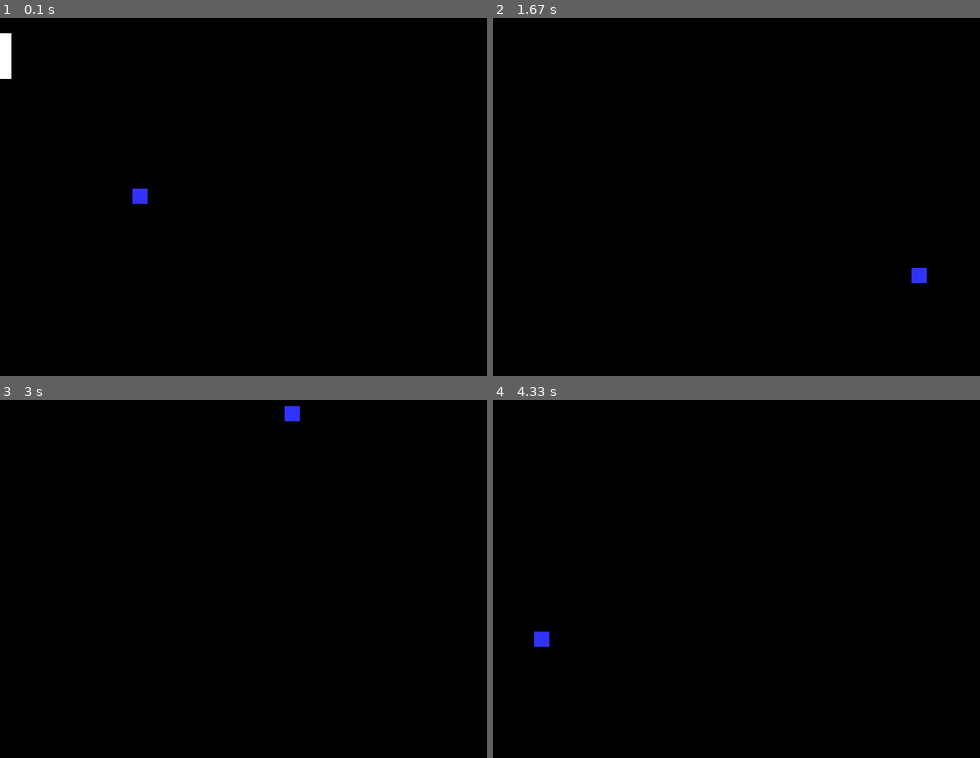
Above: before the commit, frames 1-4 (two rows, left to right).
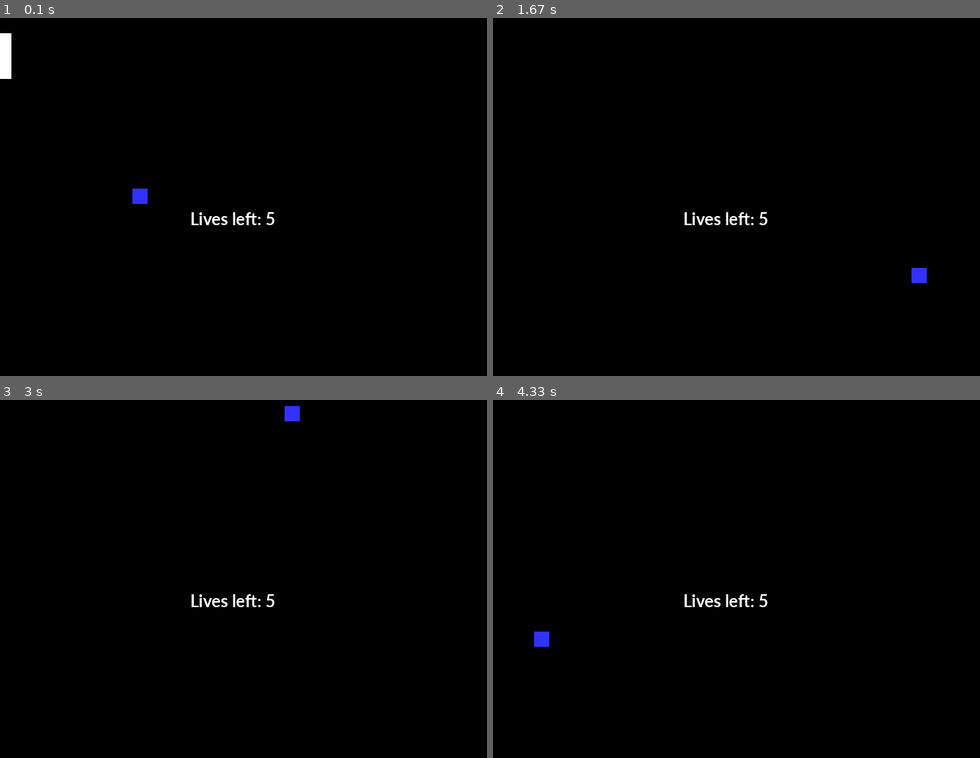
Above: after the commit, the same moments.

Repository: munirkarabaev/karabaev-ACS-tasks
Game: pygame game, started from PYGAME/pong.py
The game is run twice, just before and just after one commit, with the same random seed, the same clock (stepped at 60 frames per second) and the same inputs.
Inputs:
- Up to frame 1 (0.1 s): no input
- Up to frame 2 (1.67 s): hold Up 0.33-0.8 s; hold Down 0.83-1.13 s; hold Up 1.17-1.53 s; hold Down from 1.57 s (still down)
- Up to frame 3 (3 s): release Down at 1.93 s; hold Up 1.97-2.27 s; hold Down 2.3-2.6 s; hold Up from 2.63 s (still down)
- Up to frame 4 (4.33 s): release Up at 3 s; hold Down 3.03-3.4 s; hold Up 3.43-3.73 s; hold Down 3.77-4.07 s; hold Up from 4.1 s (still down)

The runs differ from the first frame. In frame 1, 0.3% of the frame differs, in the area x 39-57%, y 54-58%; in frame 2, 0.3%; in frame 3, 0.3%; in frame 4, 0.3%.

Commit message:
final pong with scoreboard

Diff:
--- a/PYGAME/pong.py
+++ b/PYGAME/pong.py
@@ -6,6 +6,8 @@
 BLUE = (50,50,255)
 YELLOW = (255,255,0)
 ball_width = 20
+lives=5
+
 x_val = 150
 y_val = 200
 x_direction = 4
@@ -14,6 +16,7 @@
 y_padd = 20
 # -- Initialise PyGame
 pygame.init()
+font = pygame.font.SysFont('Calibri', 25, True, False)
 # -- Blank Screen
 size = (640,480)
 screen = pygame.display.set_mode(size)
@@ -28,7 +31,7 @@
 
 
 ### -- Game Loop
-while not done:
+while not done and lives>0:
     # -- User input and controls
     for event in pygame.event.get():
         if event.type == pygame.QUIT:
@@ -48,6 +51,7 @@
         #End I]f
     #Next event
 # -- Game logic goes after this comment
+    text = font.render("Lives left: " + str(lives), True, WHITE)
     x_val = x_val + x_direction
     y_val = y_val + y_direction
     if x_val +x_direction< x_padd+15 and y_val>=y_padd and y_val<=y_padd+60 :
@@ -57,6 +61,7 @@
         y_val = 200
         x_direction = 4
         y_direction = 4
+        lives=lives-1   #lose a life
     elif x_val >620:
         x_direction = x_direction*-1
     if y_val < 0:
@@ -69,7 +74,7 @@
 # -- Draw here
     pygame.draw.rect(screen, BLUE, (x_val,y_val,ball_width,ball_width))
     pygame.draw.rect(screen, WHITE, (x_padd,y_padd,15,60))
-
+    screen.blit(text, [250, 250])
 
 # -- flip display to reveal new position of objects
     pygame.display.flip()
--- a/PYGAME/template.py
+++ b/PYGAME/template.py
@@ -1,5 +1,23 @@
 import pygame
+import random
+import math
 # -- Global Constants
+## -- Define the class snow which is a sprite
+class Snow(pygame.sprite.Sprite):
+ # Define the constructor for snow
+    def __init__(self, color, width, height):
+        # Call the sprite constructor
+        super().__init__()
+        # Create a sprite and fill it with colour
+        self.image = pygame.Surface([width,height])
+        self.image.fill(color)
+        # Set the position of the sprite
+        self.rect = self.image.get_rect()
+        self.rect.x = random.randrange(0, 600)
+        self.rect.y = random.randrange(0, 400)
+        #End Procedure
+#End Class
+
 # -- Colours
 BLACK = (0,0,0)
 WHITE = (255,255,255)
@@ -14,12 +32,21 @@
 pygame.display.set_caption("My Window")
 # -- Exit game flag set to false
 done = False
+snow_group = pygame.sprite.Group()
+all_sprites_group = pygame.sprite.Group()
 
 sun_x = 40
 sun_y = 100
 # -- Manages how fast screen refreshes
 clock = pygame.time.Clock()
 
+# Create the snowflakes
+number_of_flakes = 50 # we are creating 50 snowflakes
+for x in range (number_of_flakes):
+    my_snow = snow(WHITE, 5, 5) # snowflakes are white with size 5 by 5 px
+    snow_group.add (my_snow) # adds the new snowflake to the group of snowflakes
+    all_sprites_group.add (my_snow) # adds it to the group of all Sprites
+#Next
 
 ### -- Game Loop
 while not done:
@@ -30,16 +57,24 @@
         #End I]f
     #Next event
 # -- Game logic goes after this comment
+# - Screen background is BLACK
+    screen.fill (BLACK)
+# -- Draw here
+    all_sprites_group.draw (screen)
 
-    sun_x = sun_x + 5
-    if sun_x>740:
-        sun_x=0
+
 
 # -- Screen background is BLACK
     screen.fill (BLACK)
-# -- Draw here
-    pygame.draw.rect(screen, BLUE, (220,165,200,150))
-    pygame.draw.circle(screen, YELLOW, (sun_x, sun_y), 40, 0)
+# - Draw here
+
+
+
+
+
+
+
+
 
 # -- flip display to reveal new position of objects
     pygame.display.flip()
